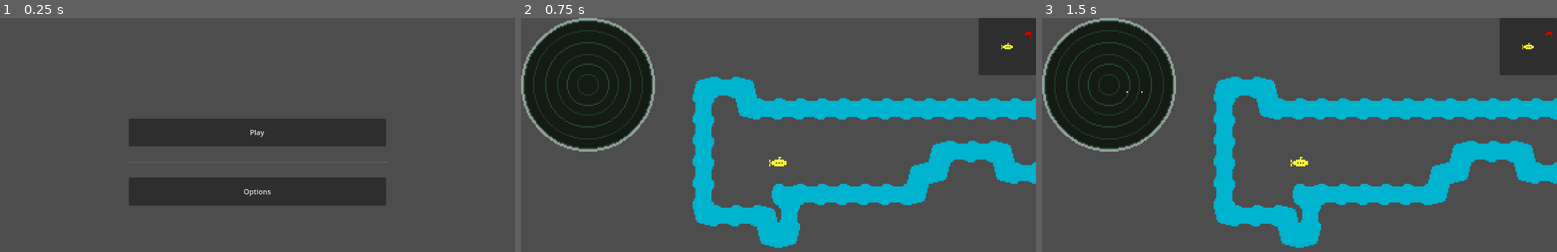
Above: before the commit, frames 1-3 (left to right).
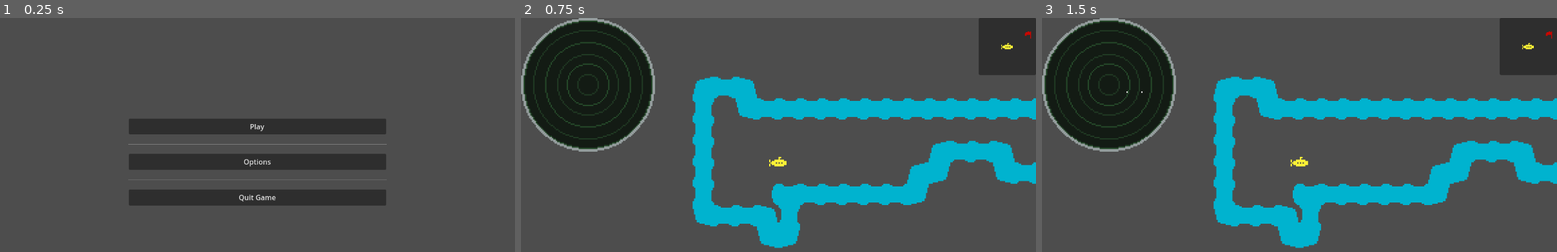
Above: after the commit, the same moments.

Repository: sparkworm/SonarScramble
Game: Godot game, scene res://scenes/main.tscn
Two runs of this game, one before a commit and one after it. Both use one fixed random seed, a clock stepped at 60 frames per second and the inputs below. The engine's default icon, where the game draws it, is replaced by a stand-in: a white triangle on a blue panel in a dark square.
Inputs:
- Up to frame 1 (0.25 s): no input
- Up to frame 2 (0.75 s): click "Play" at 0.5 s
- Up to frame 3 (1.5 s): tap Enter at 1.25 s; hold D (move_right) from 1.28 s (still down); tap Space (scan) at 1.35 s

The runs differ from the first frame. In frame 1, 8.6% of the frame differs, in the area x 24-76%, y 45-79%; in frame 2, nothing differs; in frame 3, nothing differs.

Commit message:
Added quit button to main menu, along with quit_game signal in MessageBus.

Diff:
--- a/autoload/message_bus.gd
+++ b/autoload/message_bus.gd
@@ -4,3 +4,5 @@
 signal game_scene_changed(new_scene: PackedScene)
 @warning_ignore("unused_signal")
 signal player_scanned()
+@warning_ignore("unused_signal")
+signal quit_game()
--- a/scenes/main.gd
+++ b/scenes/main.gd
@@ -11,6 +11,7 @@
 func _ready() -> void:
 	current_scene = current_scene_parent.get_child(0)
 	MessageBus.game_scene_changed.connect(Callable(self, "change_game_scene"))
+	MessageBus.quit_game.connect(Callable(self, "quit_game"))
 
 ## Changes the current scene to the specified scene.
 func change_game_scene(new_scene: PackedScene) -> void:
@@ -18,3 +19,6 @@
 	current_scene_parent.get_child(0).queue_free()
 	var initialized_scene: GameScene = new_scene.instantiate()
 	current_scene_parent.call_deferred("add_child", initialized_scene)
+
+func quit_game() -> void:
+	get_tree().quit()
--- a/scenes/transitional/main_menu.gd
+++ b/scenes/transitional/main_menu.gd
@@ -8,3 +8,6 @@
 
 func _on_options_button_pressed() -> void:
 	pass # Replace with function body.
+
+func _on_quit_button_pressed() -> void:
+	MessageBus.quit_game.emit()
--- a/scenes/transitional/main_menu.tscn
+++ b/scenes/transitional/main_menu.tscn
@@ -47,5 +47,15 @@
 size_flags_vertical = 3
 text = "Options"
 
+[node name="HSeparator2" type="HSeparator" parent="MenuLayer/MainMenuUI/MarginContainer/VBoxContainer"]
+layout_mode = 2
+size_flags_vertical = 3
+
+[node name="QuitButton" type="Button" parent="MenuLayer/MainMenuUI/MarginContainer/VBoxContainer"]
+layout_mode = 2
+size_flags_vertical = 3
+text = "Quit Game"
+
 [connection signal="pressed" from="MenuLayer/MainMenuUI/MarginContainer/VBoxContainer/PlayButton" to="." method="_on_play_button_pressed"]
 [connection signal="pressed" from="MenuLayer/MainMenuUI/MarginContainer/VBoxContainer/OptionsButton" to="." method="_on_options_button_pressed"]
+[connection signal="pressed" from="MenuLayer/MainMenuUI/MarginContainer/VBoxContainer/QuitButton" to="." method="_on_quit_button_pressed"]
